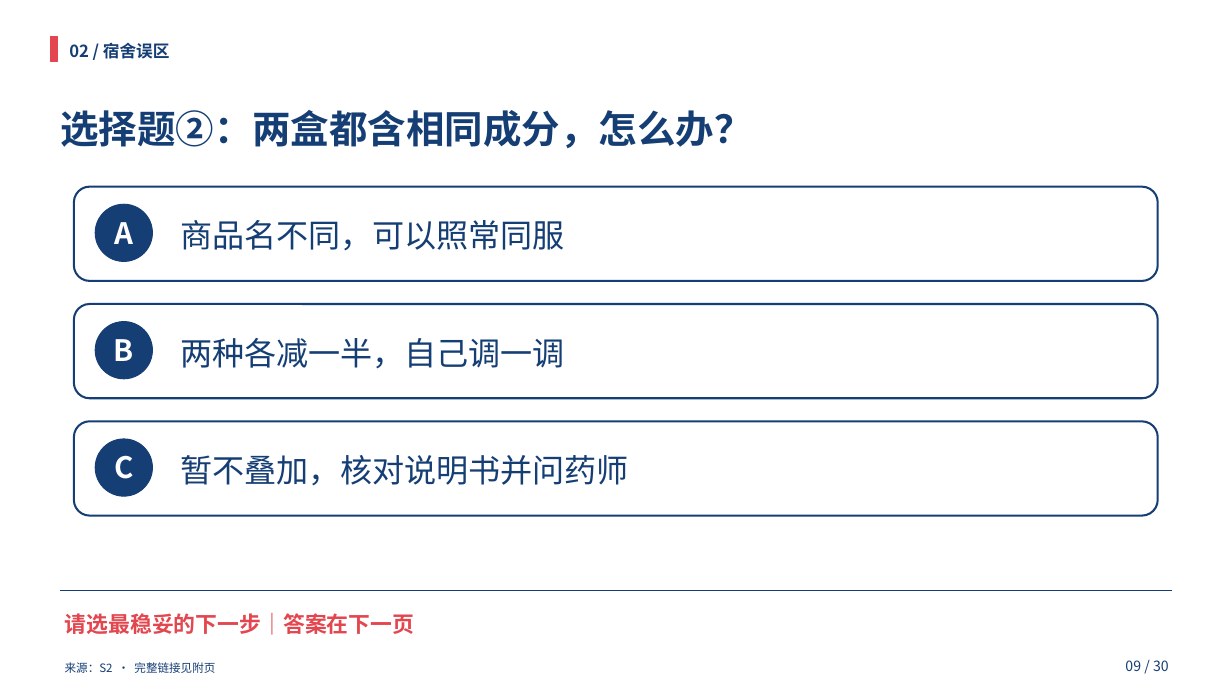
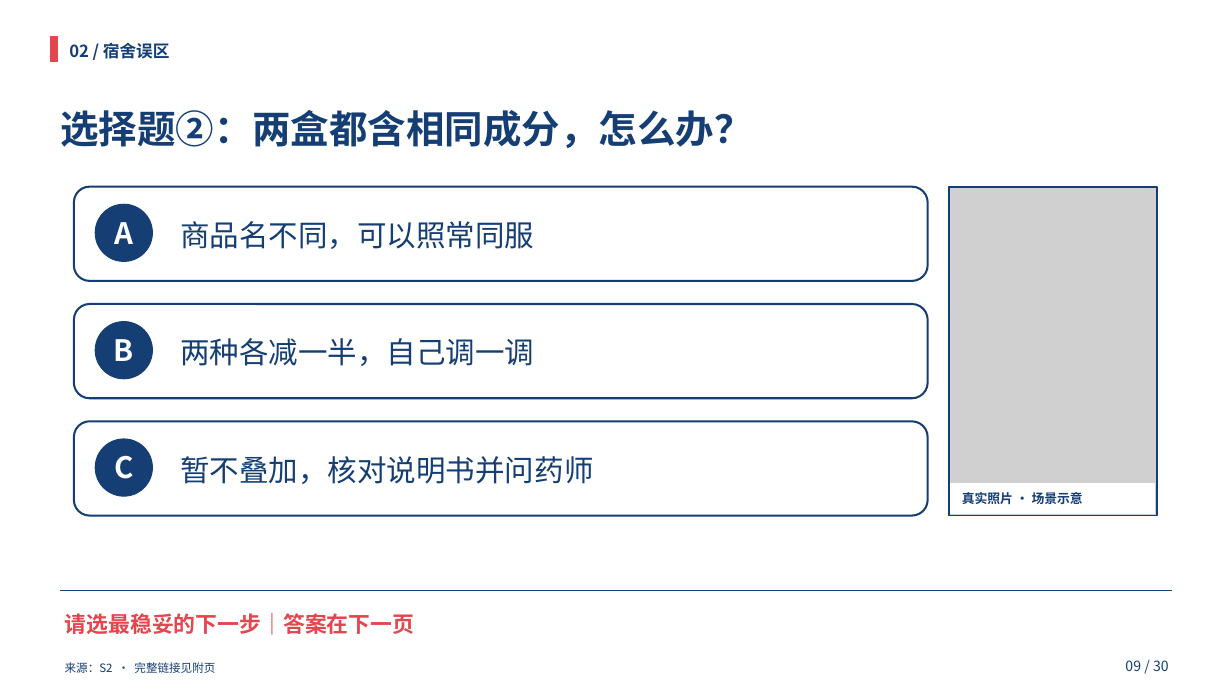
Before and after one commit to HOU-snowyfly/PPTbuilder, a slide deck: slide 9 of 交付文件/合理用药_双人35分钟.pptx. Drawn at 1232x693 pixels with LibreOffice and Linux fonts; fonts in the diff are those of the drawing; grey boxes stand for pictures. Boxes give left, top, right and bottom in pixels: in the first picture for what was removed or moved away, otherwise in the second. Text is boxed around its words. In the diff, an @@ line names an element or a change of style, - is before the commit and + after.

Commit message:
Add licensed real photos to 18 presentation slides and refresh all materials

```diff
--- a/交付文件/合理用药_双人35分钟.pptx
+++ b/交付文件/合理用药_双人35分钟.pptx
@@ rounded rectangle: place and size @@
-rounded rectangle at bbox=[74, 187, 1158, 281]
+rounded rectangle at bbox=[74, 187, 928, 281]
@@ picture added at bbox=[949, 187, 1157, 516] @@
@@ rectangle added at bbox=[949, 187, 1157, 516], outline #153E75 1.5 pt @@
@@ rounded rectangle: place and size @@
-rounded rectangle at bbox=[74, 304, 1158, 398]
+rounded rectangle at bbox=[74, 304, 928, 398]
@@ rounded rectangle: place and size @@
-rounded rectangle at bbox=[74, 421, 1158, 516]
+rounded rectangle at bbox=[74, 421, 928, 516]
@@ size 25 to 23 pt in 3 elements at bbox=[180, 221, 534, 249], bbox=[180, 338, 534, 366], bbox=[180, 456, 593, 484] @@
@@ rectangle added at bbox=[951, 483, 1155, 514], fill #FFFFFF, outline #FFFFFF 0.75 pt @@
@@ text added at bbox=[962, 492, 1083, 504], 10 pt, text #153E75, bold @@
+真实照片 · 场景示意
```
Also in this commit, not shown: 20 other slides changed, 2 slides added, 23 other files.
